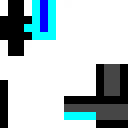
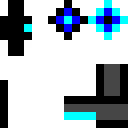
Before/after of a 128px x 128px layered artwork. What changed in the layer stack:
added layer "Layer 2" above "Layer 1" over [left=48, top=0, right=88, bottom=40]
painted on "Layer 1" over [left=32, top=0, right=128, bottom=40]
